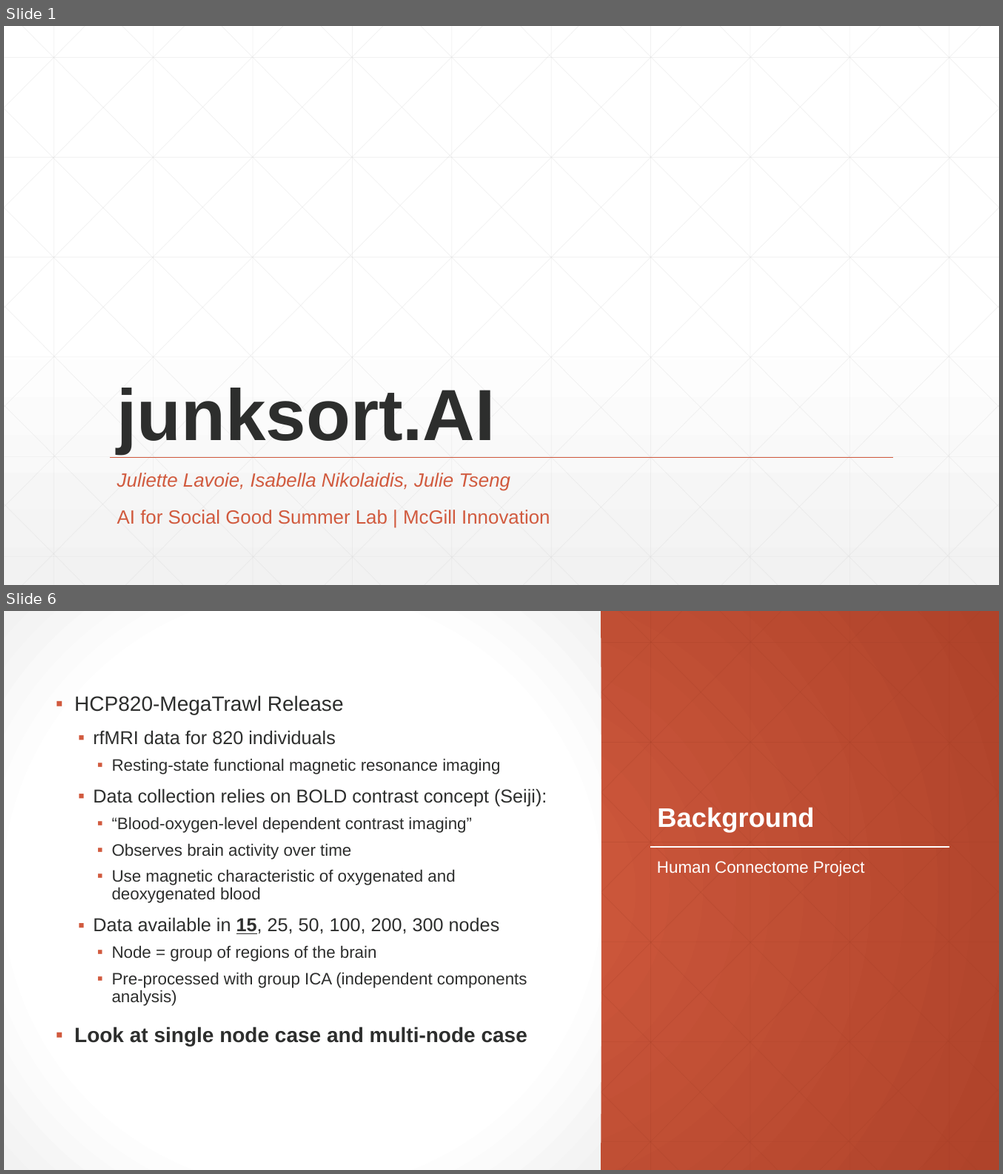
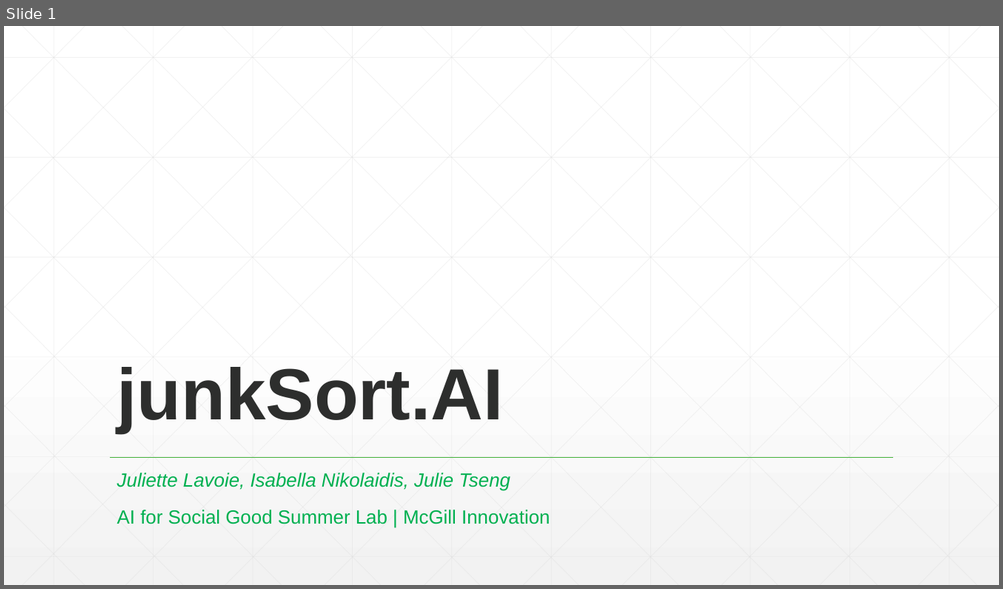
Before and after one commit to j-tseng/junkSort.AI, a slide deck: junksort-presentation.pptx. Shown one above the other, each under a label of ours: slides 1 and 6 before the commit, slide 1 after it; the slides between them are not shown. The pictures are 1003x1174 and 1003x589 pixels, drawn with LibreOffice and Linux fonts; fonts in the diff are those of the drawing. Boxes give left, top, right and bottom in pixels: in the first picture for what was removed or moved away, otherwise in the second. Text is boxed around its words. In the diff, an @@ line names an element or a change of style, - is before the commit and + after.

```diff
--- a/junksort-presentation.pptx
+++ b/junksort-presentation.pptx
@@ slide 6 removed at <box>4,611,999,1170</box>, background gradient #D15A3E to #AF432A @@
@@ rectangle removed at <box>4,611,601,1170</box> @@
@@ text removed at <box>74,695,546,1046</box> @@
-▪ HCP820-MegaTrawl Release
-  ▪ rfMRI data for 820 individuals
-    ▪ Resting-state functional magnetic resonance imaging
-  ▪ Data collection relies on BOLD contrast concept (Seiji):
-    ▪ “Blood-oxygen-level dependent contrast imaging”
-    ▪ Observes brain activity over time
-    ▪ Use magnetic characteristic of oxygenated and deoxygenated blood
-  ▪ Data available in 15, 25, 50, 100, 200, 300 nodes
-    ▪ Node = group of regions of the brain
-    ▪ Pre-processed with group ICA (independent components analysis)
-▪ Look at single node case and multi-node case
@@ title removed at <box>657,807,814,832</box> @@
-Background
@@ line removed from (650, 848) to (949, 848) @@
@@ text removed at <box>657,860,864,877</box> @@
-Human Connectome Project
@@ group removed at <box>4,611,999,1170</box>: 46 lines @@
@@ slide 1 changed as well @@
@@ title at <box>117,367,504,433</box>: text changed @@
-junksort.AI
+junkSort.AI
@@ subtitle "Juliette Lavoie, Isabella Nikolaidis, Julie ..." at <box>117,473,549,525</box>: text colour #D15A3E to #00B050 @@
@@ line (110, 458) - (893, 458): stroke #D15A3E 1 pt to #48B53F 1 pt @@
```
Also in this commit, not shown: 1 other slide changed, 3 slides added, 6 other slides removed.
